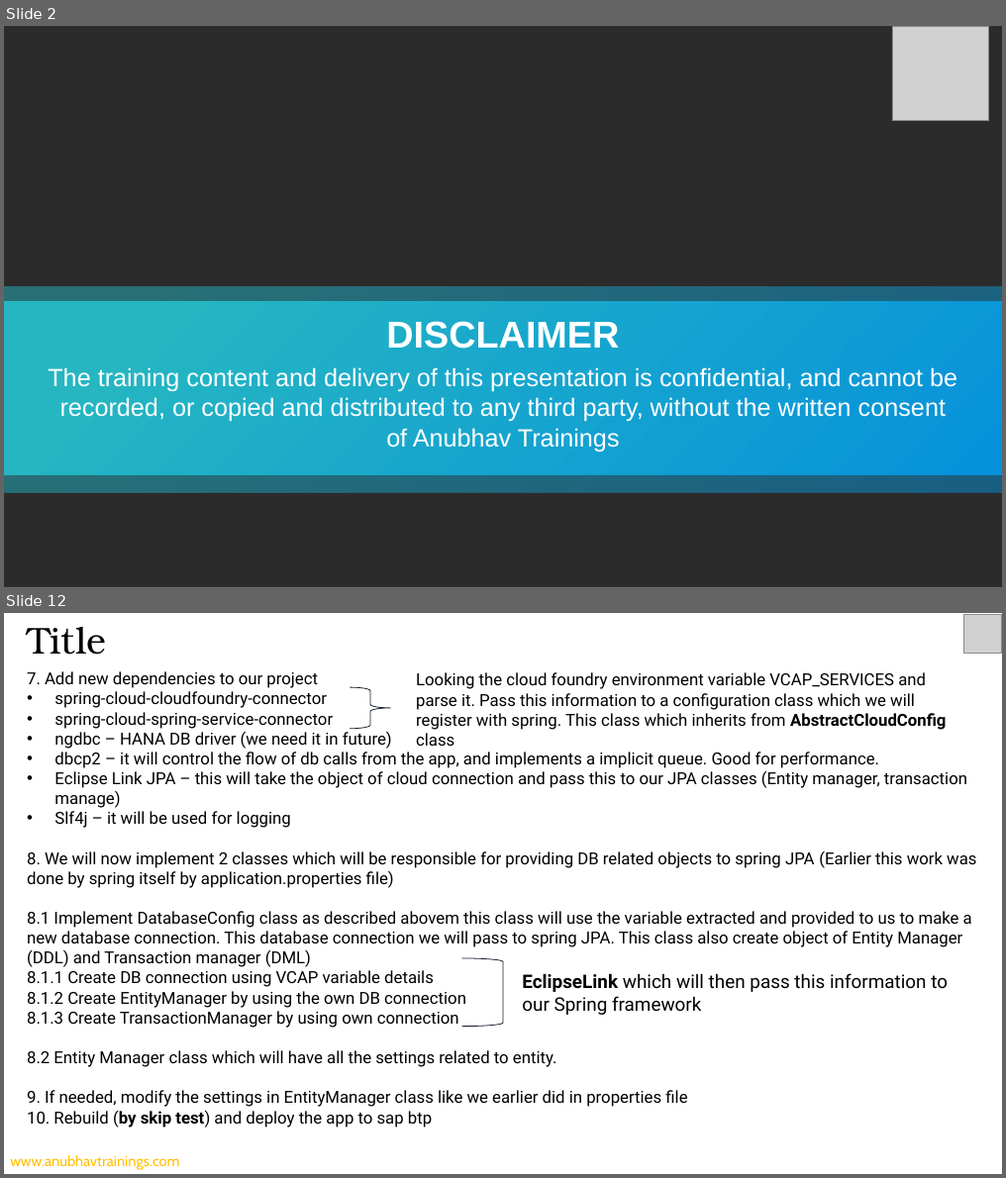
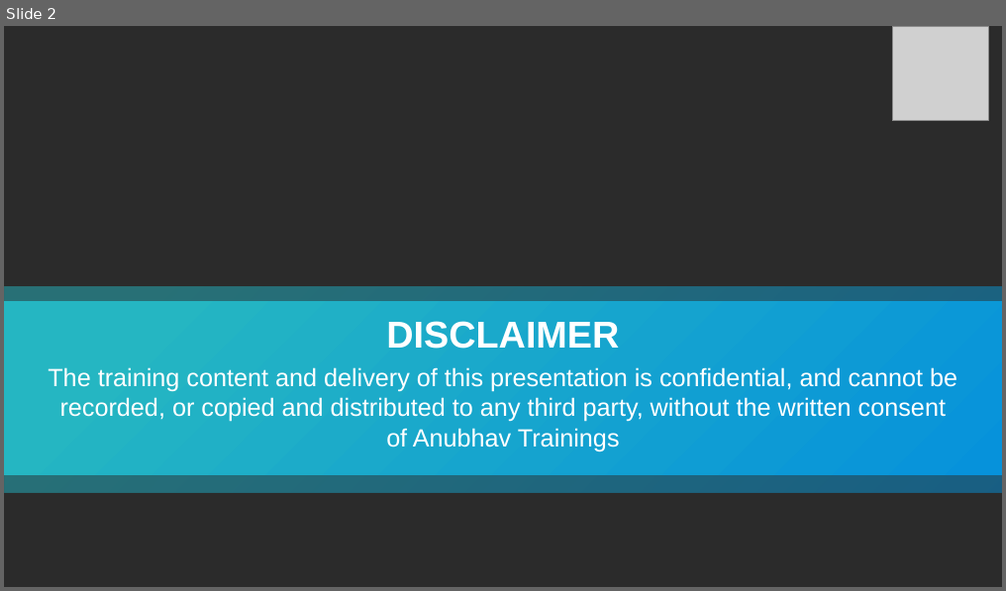
Before and after one commit to soyuztechnologies/BTP_Architect_Training, a slide deck: Day 2/Day 2 -BTP Architect.pptx. Shown one above the other, each under a label of ours: slides 2 and 12 before the commit, slide 2 after it; the slides between them are not shown. The pictures are 1006x1178 and 1006x591 pixels, drawn with LibreOffice and Linux fonts; fonts in the diff are those of the drawing; grey boxes stand for pictures; background and template pictures are left out; a plain dark background stands for a picture behind light text. Boxes give left, top, right and bottom in pixels: in the first picture for what was removed or moved away, otherwise in the second. Text is boxed around its words. In the diff, an @@ line names an element or a change of style, - is before the commit and + after.

```diff
--- a/Day 2/Day 2 -BTP Architect.pptx
+++ b/Day 2/Day 2 -BTP Architect.pptx
@@ slide 12 removed at [4,613,1002,1174], background #FFFFFF @@
@@ text removed at [27,627,106,655] @@
-Title
@@ picture removed at [963,615,1002,652] @@
@@ text removed at [27,671,976,1128] @@
-7. Add new dependencies to our project
-• spring-cloud-cloudfoundry-connector
-• spring-cloud-spring-service-connector
-• ngdbc – HANA DB driver (we need it in future)
-• dbcp2 – it will control the flow of db calls from the app, and implements a implicit queue. Good for performance.
-• Eclipse Link JPA – this will take the object of cloud connection and pass this to our JPA classes (Entity manager, transaction manage)
-• Slf4j – it will be used for logging
-8. We will now implement 2 classes which will be responsible for providing DB related objects to spring JPA (Earlier this work was done by spring itself by application.properties file)
-8.1 Implement DatabaseConfig class as described abovem this class will use the variable extracted and provided to us to make a new database connection. This database connection we will pass to spring JPA. This class also create object of Entity Manager (DDL) and Transaction manager (DML)
-8.1.1 Create DB connection using VCAP variable details
-8.1.2 Create EntityManager by using the own DB connection
-8.1.3 Create TransactionManager by using own connection
-8.2 Entity Manager class which will have all the settings related to entity.
-9. If needed, modify the settings in EntityManager class like we earlier did in properties file
-10. Rebuild (by skip test) and deploy the app to sap btp
@@ right brace removed at [350,687,391,728] @@
@@ text removed at [416,672,946,746] @@
-Looking the cloud foundry environment variable VCAP_SERVICES and parse it. Pass this information to a configuration class which we will register with spring. This class which inherits from AbstractCloudConfig class
@@ right bracket removed at [461,959,503,1027] @@
@@ text removed at [522,973,947,1015] @@
-EclipseLink which will then pass this information to our Spring framework
@@ text removed at [10,1156,179,1170] @@
-www.anubhavtrainings.com
@@ page number removed at [957,1153,975,1164] @@
-12
```
Also in this commit, not shown: 6 slides changed, 2 other slides removed, 14 other files.
